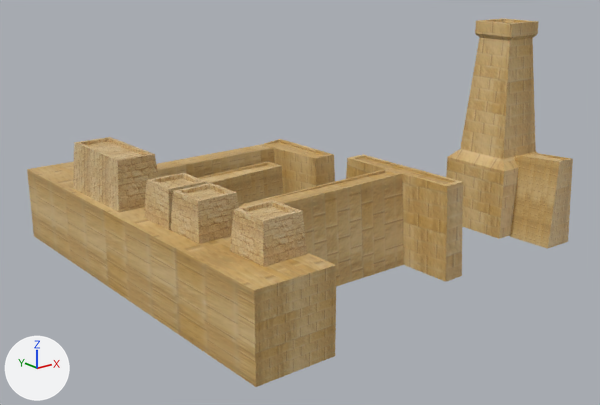
One commit to the Blender file Assets/StreamingAssets/Egyptian/Models/Egyptian Port 3.blend: the scene before it, then after it.
Both versions are drawn from a 50 mm camera at (-0.933, -1.115, 0.41) aimed at (-0.045, -0.004, -0.035). The lights are fixed; the arrows at lower left show +X, +Y and +Z.
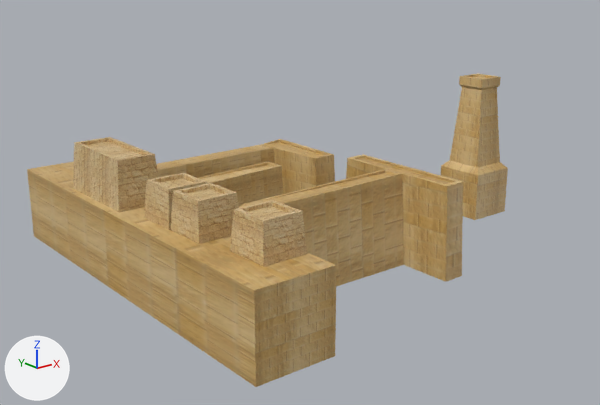
The newer file is also turned or shifted as a whole; pictures and numbers use the older file's frame.

What differs and where, as boxes (x1, y1, x2, y2) in the pictures (600 x 405 px):
```json
{"object": "Cube.002", "change": "moved, rescaled", "before": [446, 18, 539, 239], "after": [440, 74, 508, 220]}
{"object": "Cube.005", "change": "deleted", "before": [509, 153, 573, 249], "on screen": "brown"}
```

Scene script edits in JSON lines:
```json
{"op": "set", "path": "ob_cube_002.location", "old": "(0.342, -0.132, -0.055)", "new": "(0.255, -0.148, -0.03)"}
{"op": "set", "path": "ob_cube_002.scale", "old": "(0.0655, 0.0687, 0.0655)", "new": "(0.0421, 0.0442, 0.0421)"}
{"op": "remove", "block": "ob_cube_005", "code": ["ob_cube_005 = bpy.data.objects.new('Cube.005', me_cube_003)", "ob_cube_005.parent = ob_empty", "ob_cube_005.location = (0.345, -0.223, -0.0723)", "ob_cube_005.rotation_euler = (0.0, 0.0, -0.0639)  # degrees (0, 0, -3.7)", "ob_cube_005.scale = (0.773, 0.773, 0.773)"]}
```
